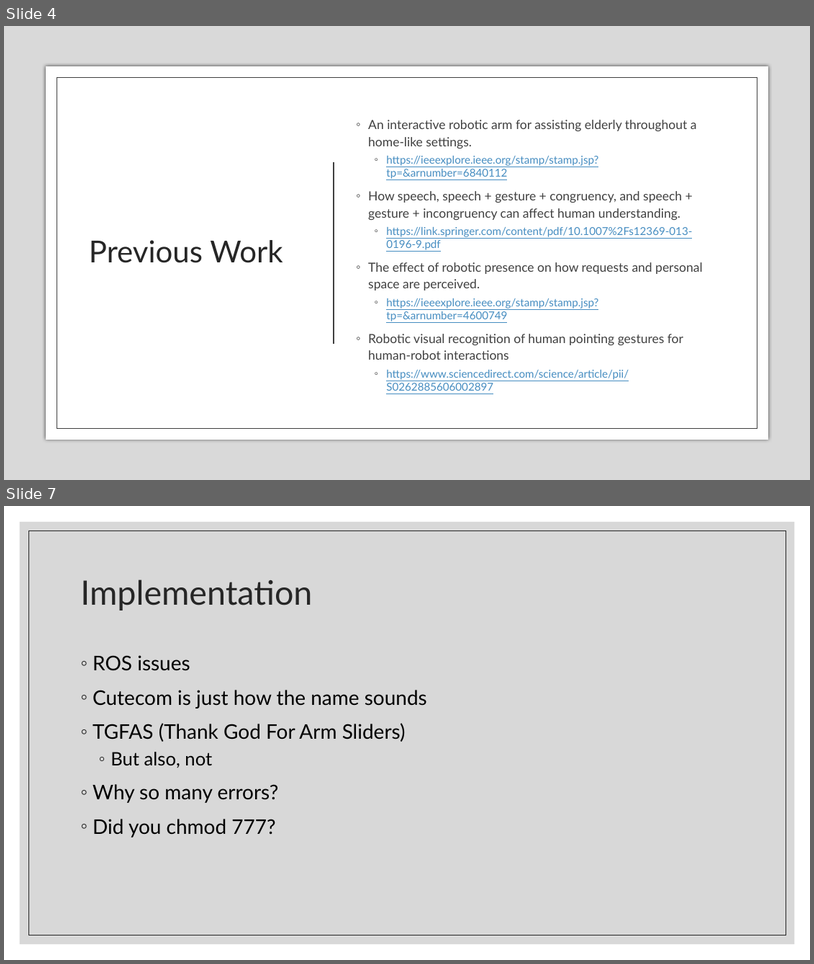
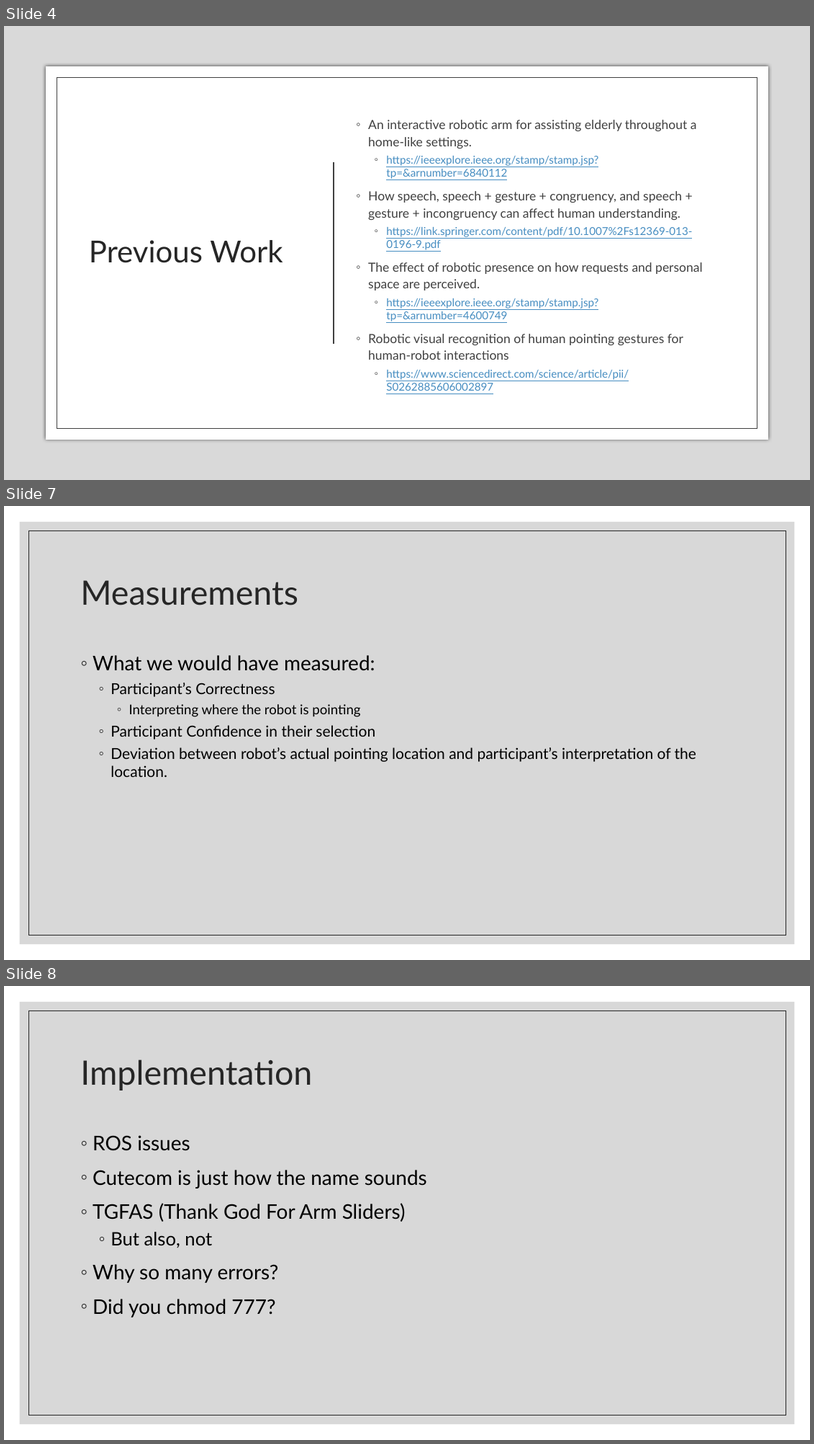
Before and after one commit to liquatics/outofhand, a slide deck: Docs/Final Presentation.pptx. Shown one above the other, each under a label of ours: slides 4 and 7 before the commit, slides 4, 7 and 8 after it; the slides between them are not shown. The pictures are 814x964 and 814x1444 pixels, drawn with LibreOffice and Linux fonts; fonts in the diff are those of the drawing; background and template pictures are left out. Boxes give left, top, right and bottom in pixels: in the first picture for what was removed or moved away, otherwise in the second. Text is boxed around its words. In the diff, an @@ line names an element or a change of style, - is before the commit and + after.

```diff
--- a/Docs/Final Presentation.pptx
+++ b/Docs/Final Presentation.pptx
@@ slide 7 added at (x1=4, y1=506, x2=810, y2=960), background #FFFFFF; not listed: 2 template elements that a slide beside it also shows @@
@@ title added at (x1=80, y1=580, x2=298, y2=605), 40 pt, text #262626 @@
+Measurements
@@ text added at (x1=93, y1=655, x2=697, y2=777), 18 pt, text #000000 @@
+◦ What we would have measured:
+  ◦ Participant’s Correctness
+    ◦ Interpreting where the robot is pointing
+  ◦ Participant Confidence in their selection
+  ◦ Deviation between robot’s actual pointing location and participant’s interpretation of the location.
@@ what was slide 7 is now slide 8 @@
```
Also in this commit, not shown: 1 slide changed, 1 other slide added, 1 slide removed, 3 other files.
